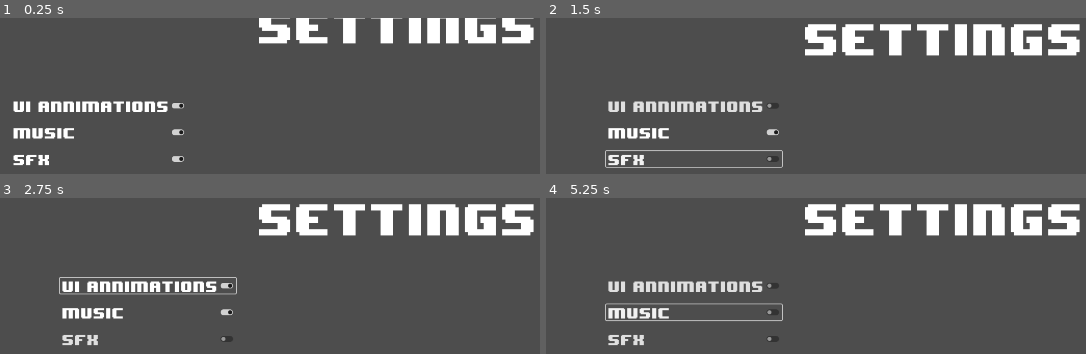
Above: before the commit, frames 1-4 (two rows, left to right).
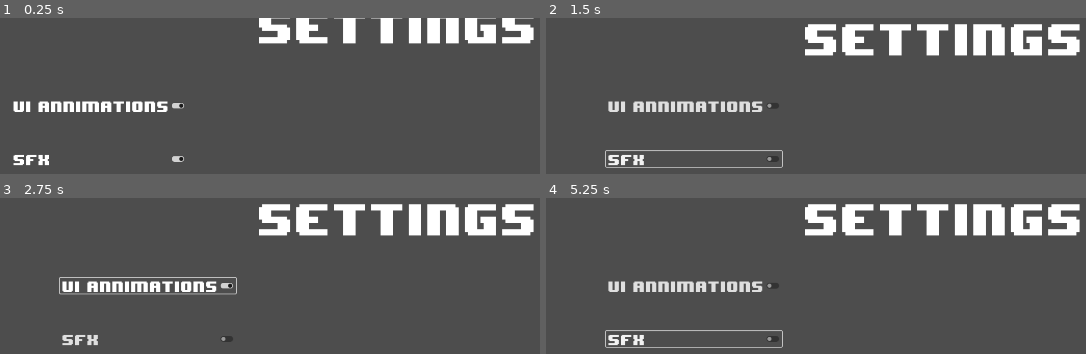
Above: after the commit, the same moments.

Repository: The-Pikmin-nerd/Kubix
Game: Godot game, scene res://Senes/Menus/SettingsMain.tscn
The game is run twice, just before and just after one commit, with the same random seed, the same clock (stepped at 60 frames per second) and the same inputs. This scene is started directly instead of the project's main scene.
Inputs (mouse positions are in pixels of both pictures, inside the frame that each line leads up to):
- Up to frame 1 (0.25 s): no input
- Up to frame 2 (1.5 s): click "Ui Annimations" at 0.5 s; click "sfx" at 1.25 s
- Up to frame 3 (2.75 s): click "Ui Annimations" at 2 s
- Up to frame 4 (5.25 s): click "sfx" at 2.75 s; click "Ui Annimations" at 3.5 s; click "sfx" at 4.25 s; click (691, 311) at 5 s, where only the run before the commit has a clickable "Music"

The runs differ from the first frame. In frame 1, 0.7% of the frame differs, in the area x 2-35%, y 70-78%; in frame 2, 0.7%; in frame 3, 0.7%; in frame 4, 1.8%, in the area x 10-44%, y 67-97%.

Commit message:
Update Windows debug build and settings
Added new debug executables and package files for Windows. Updated SettingsMain.tscn to hide the MUSIC button, changed export path and console wrapper settings in export_presets.cfg, added a new Windows Debug export preset, and adjusted window mode in project.godot.

Diff:
--- a/kubix/Senes/Menus/SettingsMain.tscn
+++ b/kubix/Senes/Menus/SettingsMain.tscn
@@ -40,6 +40,7 @@
 text = "Ui Annimations"
 
 [node name="MUSIC" type="CheckButton" parent="Node2D"]
+visible = false
 custom_minimum_size = Vector2(-0.105, 0)
 layout_direction = 4
 anchors_preset = 1
--- a/kubix/project.godot
+++ b/kubix/project.godot
@@ -23,7 +23,7 @@
 
 window/size/viewport_width=1920
 window/size/viewport_height=1080
-window/size/mode=3
+window/size/mode=2
 window/size/initial_position_type=0
 
 [rendering]
Not shown, changed: kubix/export_presets.cfg
Not shown, added: kubix/Build/Windos/Debug/Kubix.console.exe
Not shown, added: kubix/Build/Windos/Debug/Kubix.exe
Not shown, added: kubix/Build/Windos/Debug/Kubix.pck
Not shown, changed: kubix/Build/Windos/Kubix.pck
